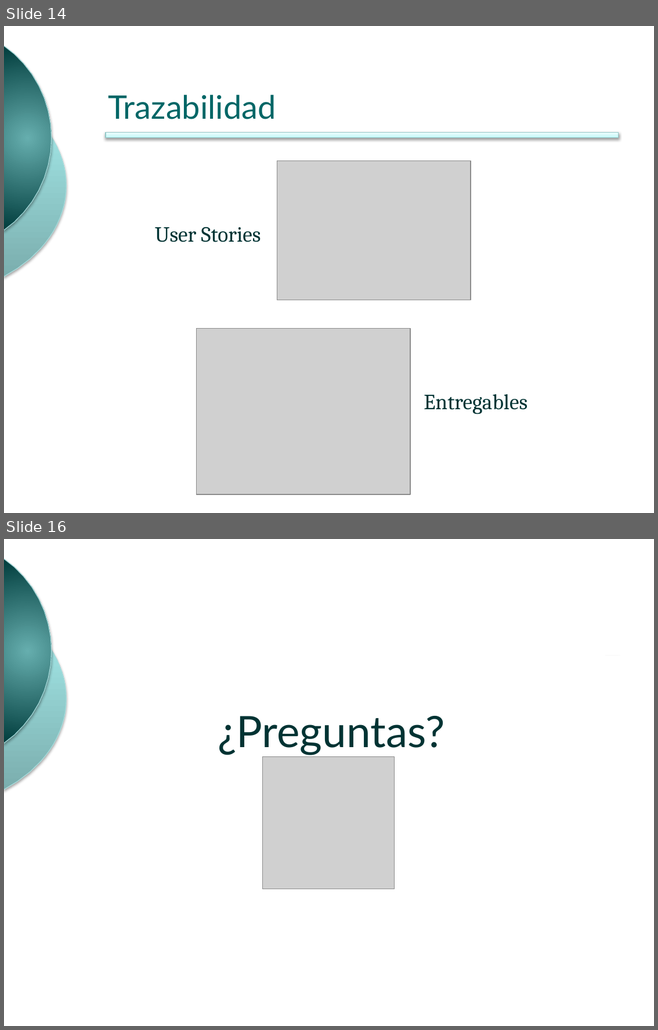
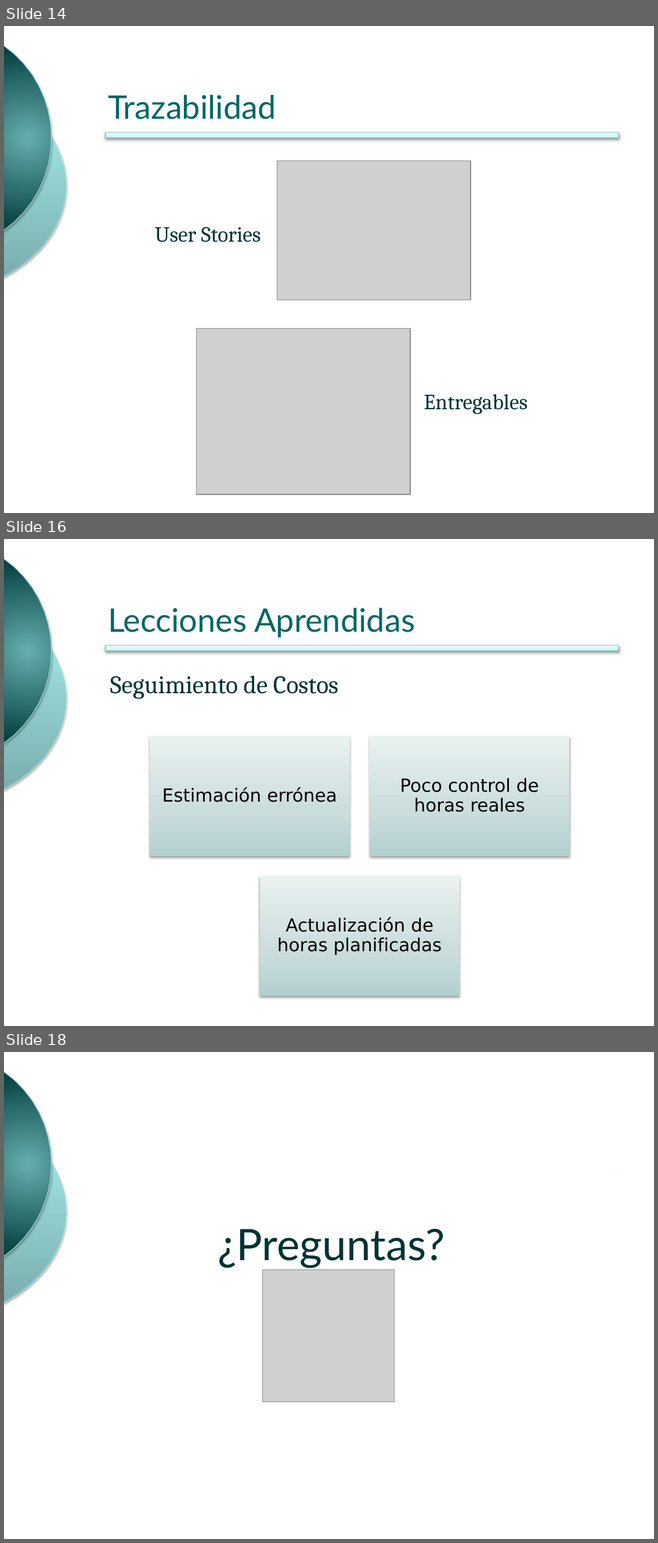
Before and after one commit to ingevy/taller-desarrollo-proyectos-ii-2do-2010, a slide deck: presentations/presentacionFinal.pptx. Shown one above the other, each under a label of ours: slides 14 and 16 before the commit, slides 14, 16 and 18 after it; the slides between them are not shown. The pictures are 658x1030 and 658x1543 pixels, drawn with LibreOffice and Linux fonts; fonts in the diff are those of the drawing; grey boxes stand for pictures; background and template pictures are left out. Boxes give left, top, right and bottom in pixels: in the first picture for what was removed or moved away, otherwise in the second. Text is boxed around its words. In the diff, an @@ line names an element or a change of style, - is before the commit and + after.

```diff
--- a/presentations/presentacionFinal.pptx
+++ b/presentations/presentacionFinal.pptx
@@ slide 16 added at (x1=4, y1=539, x2=654, y2=1026), background #FFFFFF; not listed: 3 template elements that a slide beside it also shows @@
@@ title added at (x1=108, y1=607, x2=415, y2=638), 36 pt, text #006666 @@
+Lecciones Aprendidas
@@ text added at (x1=110, y1=675, x2=338, y2=699), 28 pt, text #003333 @@
+Seguimiento de Costos
@@ group added at (x1=150, y1=736, x2=569, y2=995): 3 rectangles, 3 texts @@
+Estimación errónea
+Poco control de horas reales
+Actualización de horas planificadas
@@ what was slide 16 is now slide 18 @@
```
Also in this commit, not shown: 1 slide changed, 1 other slide added, 2 other files.
